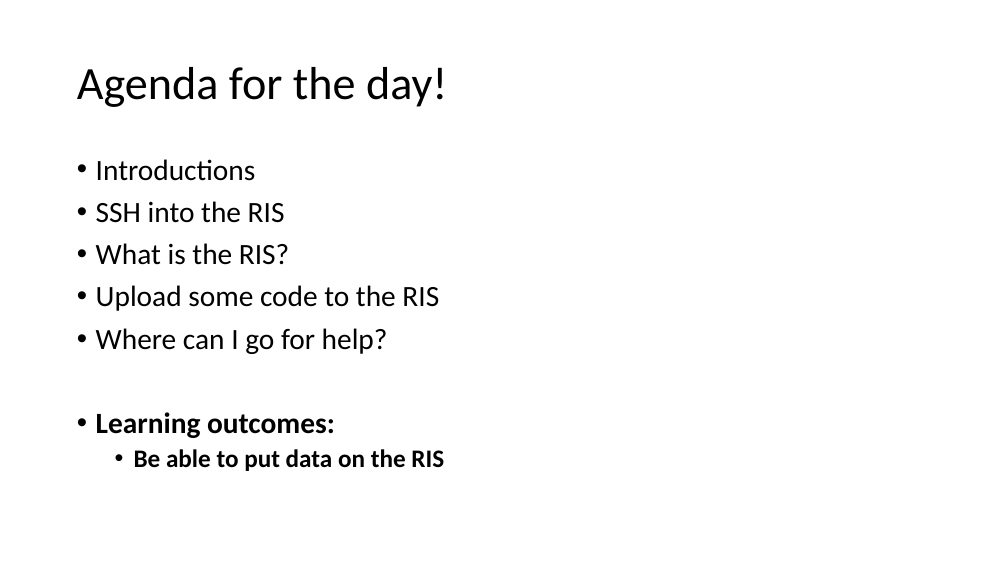
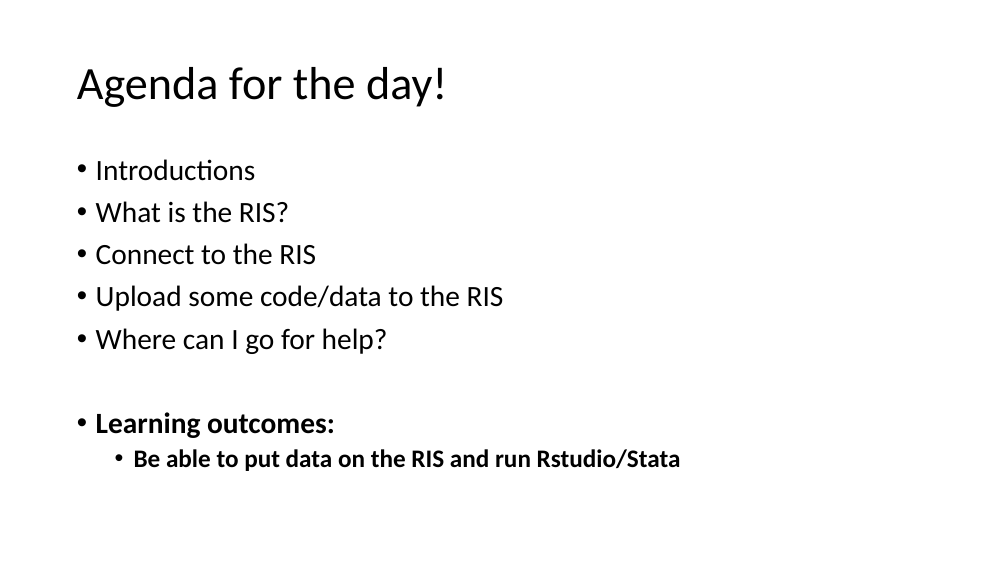
Before and after one commit to GregePorter/RIS-quickstart, a slide deck: slide 2 of slides/single-day-ris-workshop.pptx. Drawn at 1008x567 pixels with LibreOffice and Linux fonts; fonts in the diff are those of the drawing. Boxes give left, top, right and bottom in pixels: in the first picture for what was removed or moved away, otherwise in the second. Text is boxed around its words. In the diff, an @@ line names an element or a change of style, - is before the commit and + after.

Commit message:
updated slides

```diff
--- a/slides/single-day-ris-workshop.pptx
+++ b/slides/single-day-ris-workshop.pptx
@@ text at (96, 201, 285, 223): paragraph removed @@
-• SSH into the RIS
@@ text at (96, 243, 504, 311): text changed @@
-• Upload some code to the RIS
+• Connect to the RIS
+• Upload some code/data to the RIS
@@ text at (134, 449, 681, 471): text changed @@
-  • Be able to put data on the RIS
+  • Be able to put data on the RIS and run Rstudio/Stata
```
Also in this commit, not shown: 5 other slides changed, 1 slide added.
